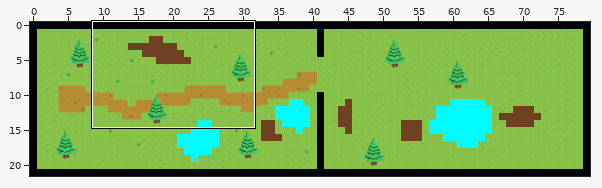
Two versions of a level (Tiled map, assets/map.tmx). The picture above shows the old version from afar; the outline marks the close-up.
Close-up. Before the edit:
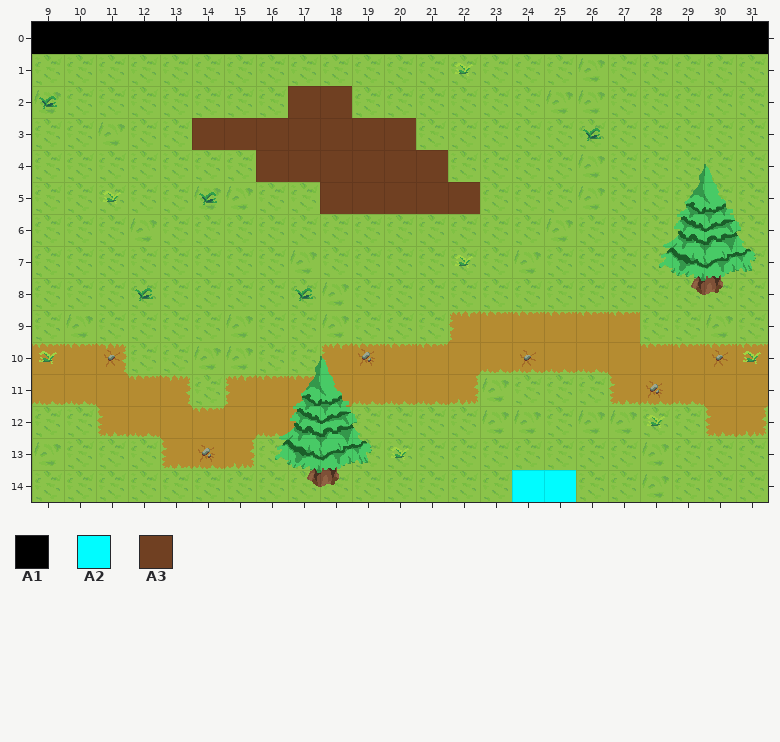
Cells are 32x32 px. Shown: x 9..31, y 0..14.
Key: from "landscape": A1 0, A2 1, A3 2.
__ is an empty cell.
Layers that did not change in this view are not listed.
Layer "mur" before, first column x 9:
 0 A1 A1 A1 A1 A1 A1 A1 A1 A1 A1 A1 A1 A1 A1 A1 A1 A1 A1 A1 A1 A1 A1 A1
 1 __ __ __ __ __ __ __ __ __ __ __ __ __ __ __ __ __ __ __ __ __ __ __
 2 __ __ __ __ __ __ __ __ A3 A3 __ __ __ __ __ __ __ __ __ __ __ __ __
 3 __ __ __ __ __ A3 A3 A3 A3 A3 A3 A3 __ __ __ __ __ __ __ __ __ __ __
 4 __ __ __ __ __ __ __ A3 A3 A3 A3 A3 A3 __ __ __ __ __ __ __ __ __ __
 5 __ __ __ __ __ __ __ __ __ A3 A3 A3 A3 A3 __ __ __ __ __ __ __ __ __
 6 __ __ __ __ __ __ __ __ __ __ __ __ __ __ __ __ __ __ __ __ __ __ __
 7 __ __ __ __ __ __ __ __ __ __ __ __ __ __ __ __ __ __ __ __ __ __ __
 8 __ __ __ __ __ __ __ __ __ __ __ __ __ __ __ __ __ __ __ __ __ __ __
 9 __ __ __ __ __ __ __ __ __ __ __ __ __ __ __ __ __ __ __ __ __ __ __
10 __ __ __ __ __ __ __ __ __ __ __ __ __ __ __ __ __ __ __ __ __ __ __
11 __ __ __ __ __ __ __ __ __ __ __ __ __ __ __ __ __ __ __ __ __ __ __
12 __ __ __ __ __ __ __ __ __ __ __ __ __ __ __ __ __ __ __ __ __ __ __
13 __ __ __ __ __ __ __ __ __ __ __ __ __ __ __ __ __ __ __ __ __ __ __
14 __ __ __ __ __ __ __ __ __ __ __ __ __ __ __ A2 A2 __ __ __ __ __ __
The result:
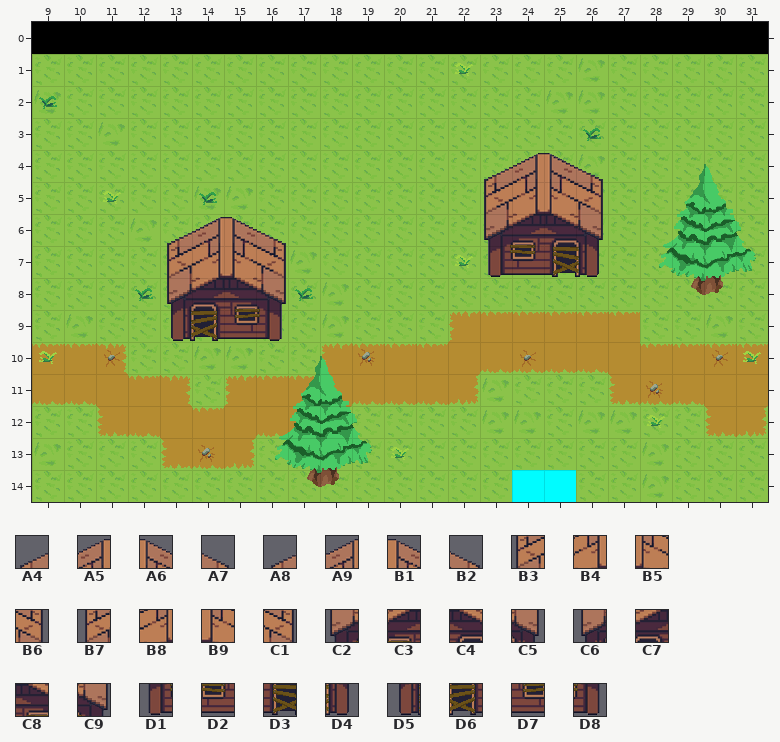
Further tiles: from "maisons": A4 0, A5 1, A6 2, A7 3, A8 4, A9 5, B1 6, B2 7, B3 15, B4 16, B5 17, B6 18, B7 19, B8 20, B9 21, C1 22, C2 30, C3 31, C4 32, C5 33, C6 34, C7 35, C8 36, C9 37, D1 45, D2 46, D3 47, D4 48, D5 49, D6 50, D7 51, D8 52.
Tiles of an added or newly shown layer are drawn over the layers below it.
The exact change:
Changed rows in their new state; .. is an unchanged cell.
Layer "mur":
first column x 14:
 2 .. .. .. __ __ .. .. .. ..
 3 __ __ __ __ __ __ __ .. ..
 4 .. .. __ __ __ __ __ __ ..
 5 .. .. .. .. __ __ __ __ __
Layer "houses" (added):
first column x 13:
 5 .. .. .. .. .. .. .. .. .. .. B3 B4 B5 B6
 6 .. .. .. .. .. .. .. .. .. .. C2 C3 C4 C5
 7 B7 B8 B9 C1 .. .. .. .. .. .. D1 D2 D3 D4
 8 C6 C7 C8 C9 .. .. .. .. .. .. .. .. .. ..
 9 D5 D6 D7 D8 .. .. .. .. .. .. .. .. .. ..
Layer "roof" (added):
first column x 13:
 4 .. .. .. .. .. .. .. .. .. .. A4 A5 A6 A7
 6 A8 A9 B1 B2 .. .. .. .. .. .. .. .. .. ..
Where, in picture pixels (left, top, right, bottom), the same in both close-ups:
changed: (167, 86, 603, 341)
